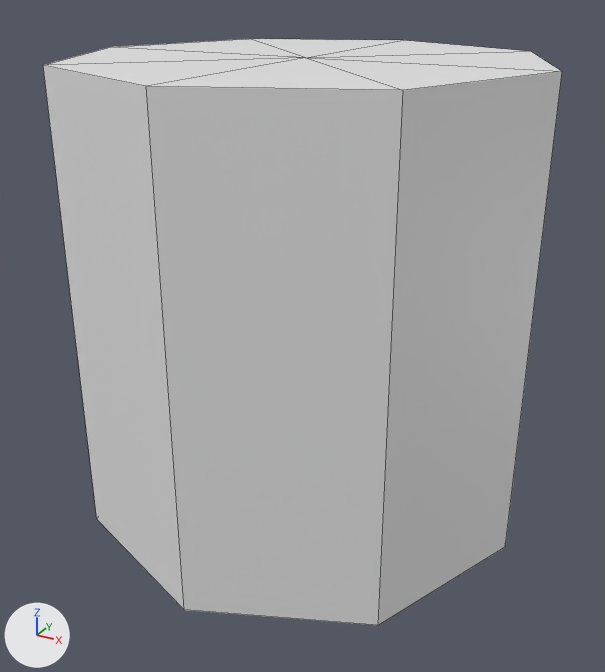
Two versions of the FBX model UVVR/Assets/Models/Cylinder.fbx, one commit apart.
Both versions are drawn from a 50 mm camera at (1.67, -3.06, 1.33) aimed at (0.02, -0.07, -0.17). Lighting does not change. The marker at lower left points along +X, +Y and +Z. Mesh edges are drawn as thin lines.
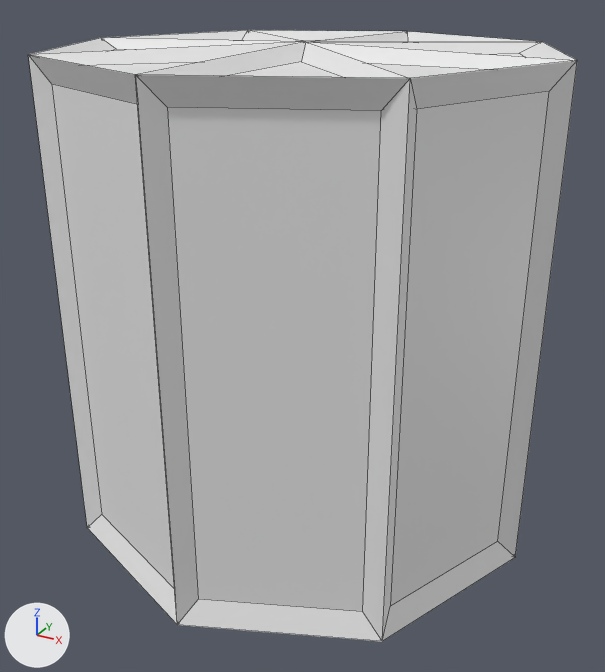
Where the change shows, as pixel boxes (x1, y1, x2, y2) in the pictures (605 x 672 px):
'Cylinder', reshaped: before (43, 39, 562, 625); after (28, 30, 577, 641)
part 1 of me_cylinder, added: after (28, 30, 577, 641)

Diff of the bpy script that builds the scene:
```diff
--- a/UVVR/Assets/Models/Cylinder.fbx.py
+++ b/UVVR/Assets/Models/Cylinder.fbx.py
@@ mat_outline3 @@
+mat_outline3 = principled_material('Outline3')
+mat_outline3.base_color = (0.8, 0.8, 0.8)  # white #e7e7e7
@@ mat_cylinderoutline @@
+mat_cylinderoutline = principled_material('CylinderOutline')
+mat_cylinderoutline.base_color = (0.8, 0.8, 0.8)  # white #e7e7e7
@@ mat_cylindermain @@
+mat_cylindermain = principled_material('CylinderMain')
+mat_cylindermain.base_color = (0.8, 0.8, 0.8)  # white #e7e7e7
@@ me_cylinder @@
 # used by ob_cylinder; location = (0.0, 0.0, 0.0)
-me_cylinder.from_pydata(...)  # 18 vertices, 24 faces; spans x -1.0..1.0, y -1.0..1.0, z -1.0..1.0
+me_cylinder.from_pydata(...)  # 134 vertices, 184 faces; spans x -1.05..1.05, y -1.05..1.05, z -1.06..1.06
+# me_cylinder part 1: a new loose piece of 116 vertices spanning x -1.05..1.05, y -1.05..1.05, z -1.06..1.06
 me_cylinder.materials.append(mat_quad)
 me_cylinder.materials.append(mat_tris)
+me_cylinder.materials.append(mat_outline3)  # white #e7e7e7
+me_cylinder.materials.append(mat_cylindermain)  # white #e7e7e7
+me_cylinder.materials.append(mat_cylinderoutline)  # white #e7e7e7
```
